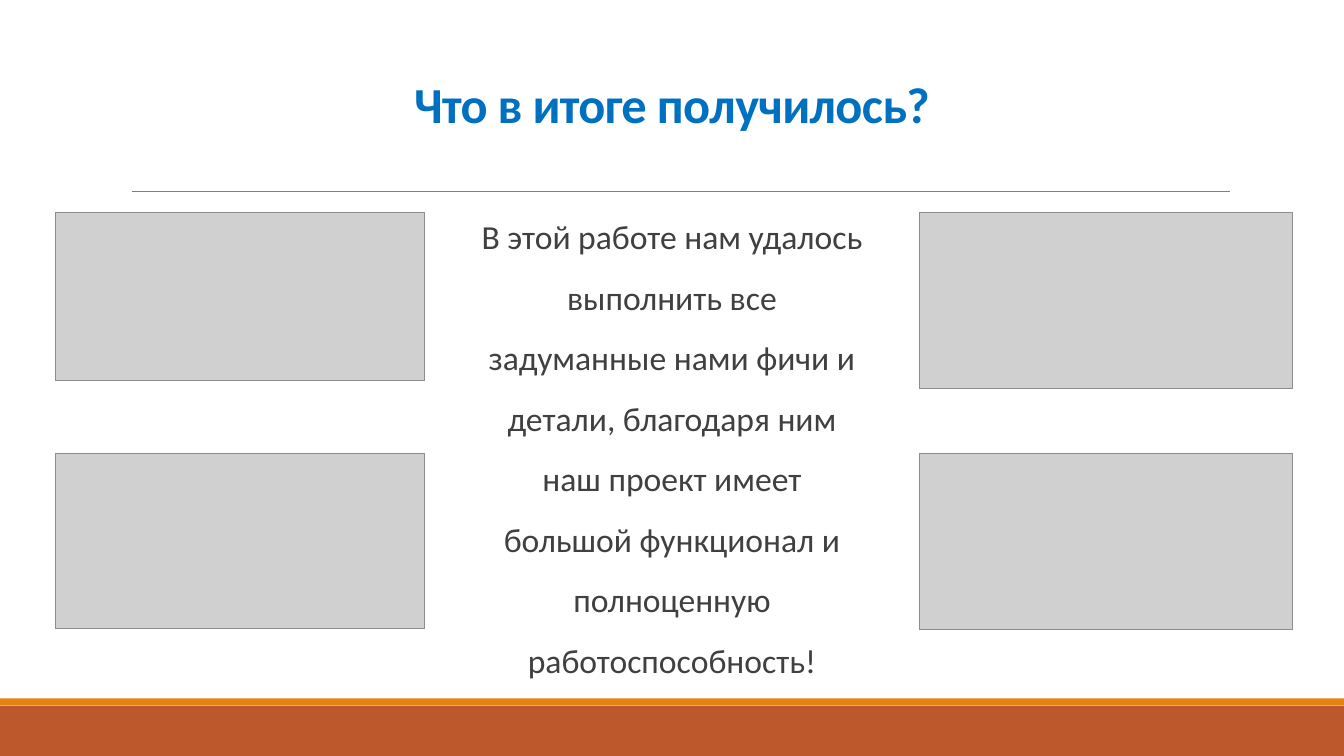
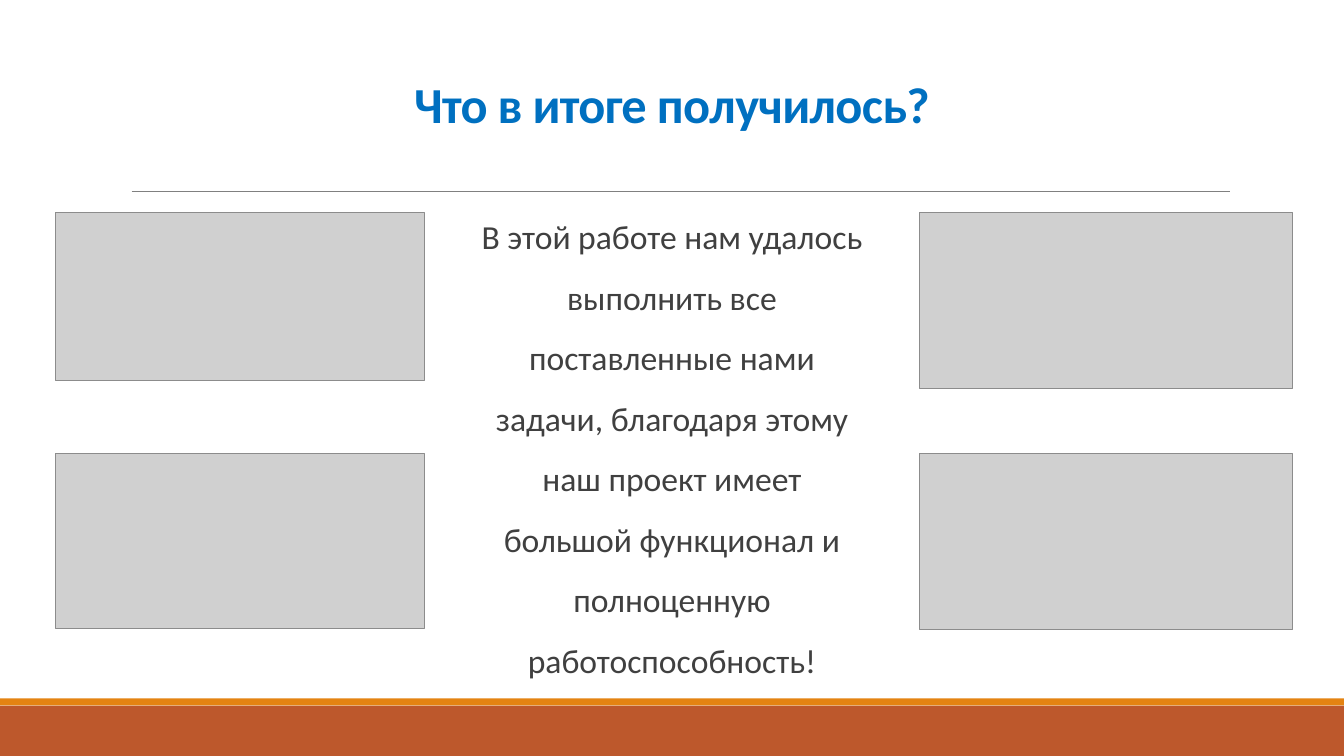
Before and after one commit to Lvumbets/EdInPy, a slide deck: slide 8 of documentation/Создание обучающего сайта EdInPy.pptx (slide 7 before the commit). Drawn at 1344x756 pixels with LibreOffice and Linux fonts; fonts in the diff are those of the drawing; grey boxes stand for pictures. Boxes give left, top, right and bottom in pixels: in the first picture for what was removed or moved away, otherwise in the second. Text is boxed around its words. In the diff, an @@ line names an element or a change of style, - is before the commit and + after.

```diff
--- a/documentation/Создание обучающего сайта EdInPy.pptx
+++ b/documentation/Создание обучающего сайта EdInPy.pptx
@@ text at bbox=[482, 226, 863, 679]: text changed @@
-В этой работе нам удалось выполнить все задуманные нами фичи и детали, благодаря ним наш проект имеет большой функционал и полноценную работоспособность!
+В этой работе нам удалось выполнить все поставленные нами задачи, благодаря этому наш проект имеет большой функционал и полноценную работоспособность!
```
Also in this commit, not shown: 3 other slides changed, 1 slide added, 2 other files.
